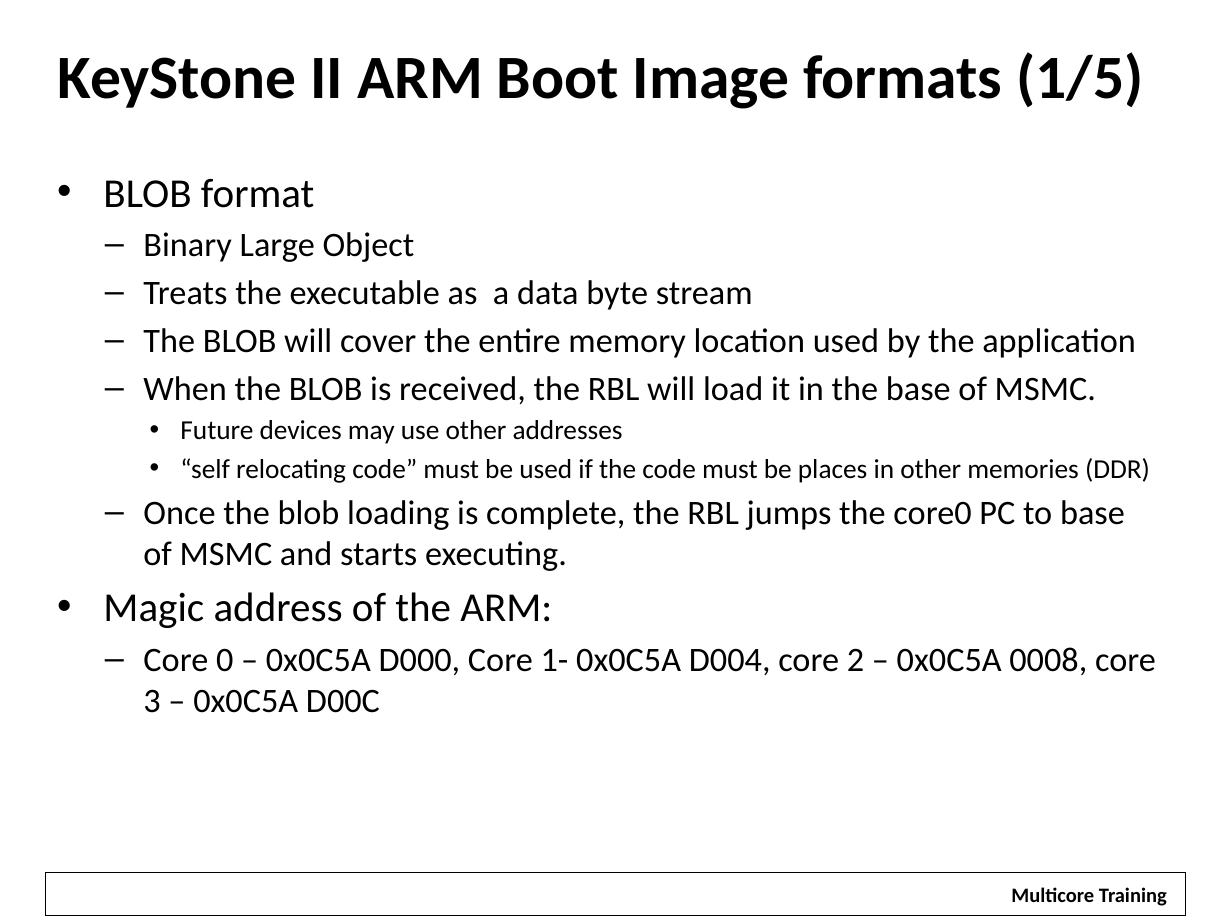
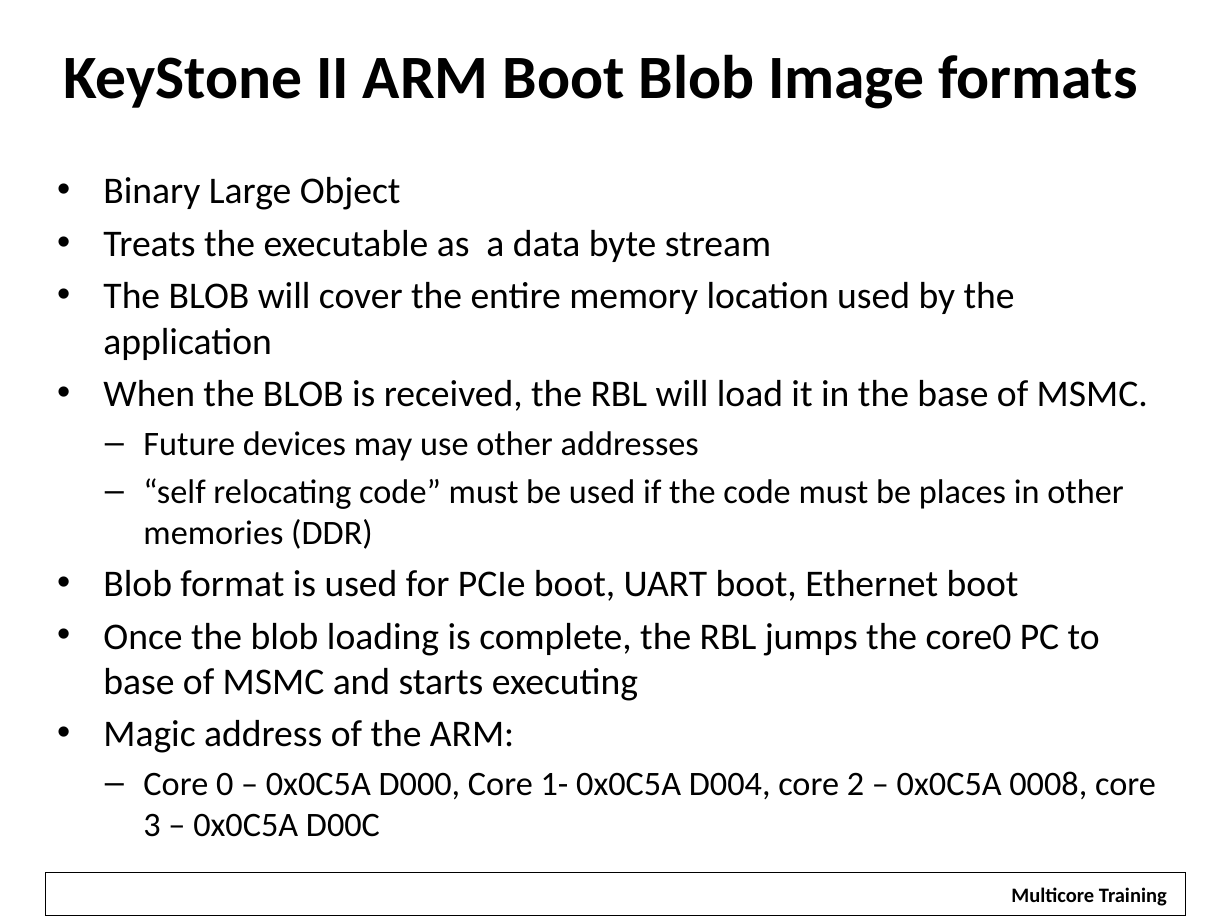
Before and after one commit to hari1989/keystone-workshop, a slide deck: slide 33 of preliminary/Working/presentations/KeyStone_2_ Bootloader_v2.pptx. Drawn at 1232x924 pixels with LibreOffice and Linux fonts; fonts in the diff are those of the drawing; background and template pictures are left out. Boxes give left, top, right and bottom in pixels: in the first picture for what was removed or moved away, otherwise in the second. Text is boxed around its words. In the diff, an @@ line names an element or a change of style, - is before the commit and + after.

```diff
--- a/preliminary/Working/presentations/KeyStone_2_ Bootloader_v2.pptx
+++ b/preliminary/Working/presentations/KeyStone_2_ Bootloader_v2.pptx
@@ title at box(63, 54, 1137, 109): text changed @@
-KeyStone II ARM Boot Image formats (1/5)
+KeyStone II ARM Boot Blob Image formats
@@ text at box(103, 179, 314, 208): paragraph removed @@
-• BLOB format
@@ text at box(103, 177, 1148, 753): size 20 to 22 pt in "Binary Large Object", "Treats the executable as a data byte ...", "The BLOB will cover the entire memory ...", "When the BLOB is received, the RBL ..."; size 16 to 20 pt in "Future devices may use other addresses", "“self relocating code” must be used if ..."; size 24 to 22 pt in "Magic address of the ARM:"; bullet – to •; list level 2 to 1 in "Binary Large Object"; list level 2 to 1 in "Treats the executable as a ..."; list level 2 to 1 in "The BLOB will cover the ..."; list level 2 to 1 in "When the BLOB is received, ..."; bullet • to –; list level 3 to 2 in "Future devices may use other ..."; list level 3 to 2 in "“self relocating code” must be ..." @@
@@ text at box(103, 570, 1100, 701): text changed; size 20 to 22 pt @@
-  – Once the blob loading is complete, the RBL jumps the core0 PC to base of MSMC and starts executing.
+• Blob format is used for PCIe boot, UART boot, Ethernet boot
+• Once the blob loading is complete, the RBL jumps the core0 PC to base of MSMC and starts executing
```
Also in this commit, not shown: 11 other slides changed, 8 slides added, 2 slides removed.
